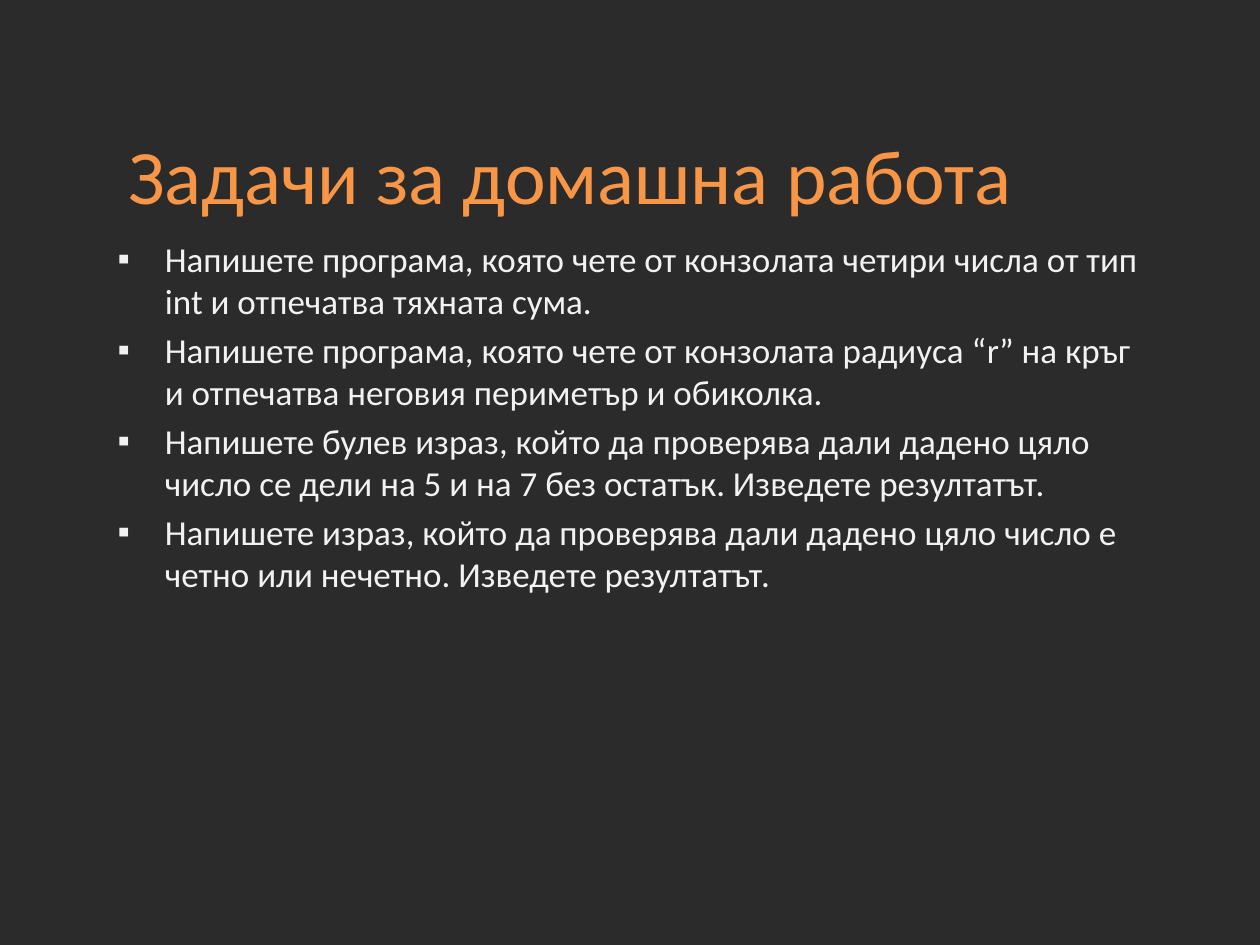
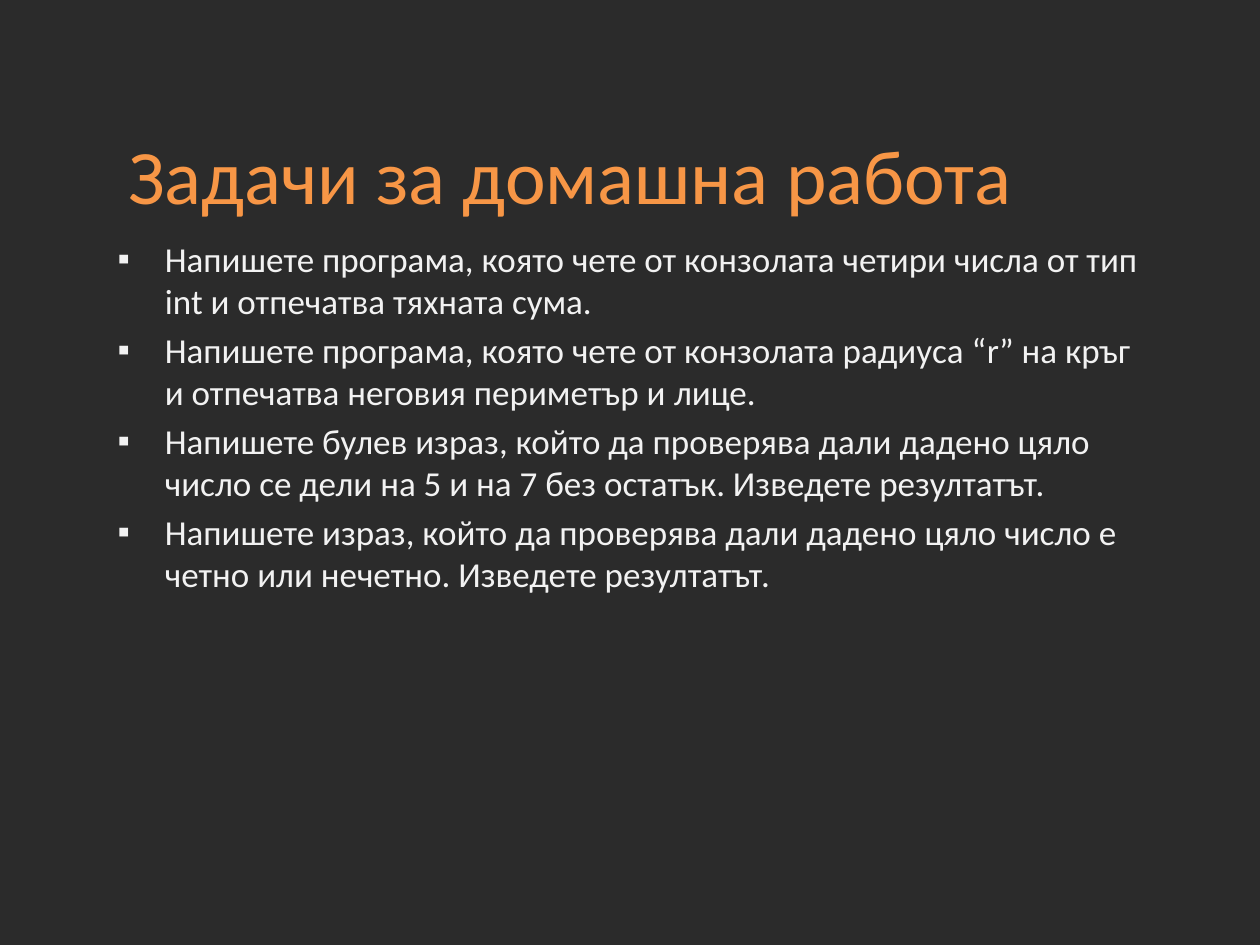
Before and after one commit to Academy-Soft-Intellect/Java-Course, a slide deck: slide 28 of 02-JAVA-Basics.pptx. Drawn at 1260x945 pixels with LibreOffice and Linux fonts; fonts in the diff are those of the drawing; background and template pictures are left out; a plain dark background stands for a picture behind light text. Boxes give left, top, right and bottom in pixels: in the first picture for what was removed or moved away, otherwise in the second. Text is boxed around its words. In the diff, an @@ line names an element or a change of style, - is before the commit and + after.

```diff
--- a/02-JAVA-Basics.pptx
+++ b/02-JAVA-Basics.pptx
@@ text at [165,338,1130,411]: text changed @@
-▪ Напишете програма, която чете от конзолата радиуса “r” на кръг и отпечатва неговия периметър и обиколка.
+▪ Напишете програма, която чете от конзолата радиуса “r” на кръг и отпечатва неговия периметър и лице.
```
Also in this commit, not shown: 2 other slides changed, 1 other file.
